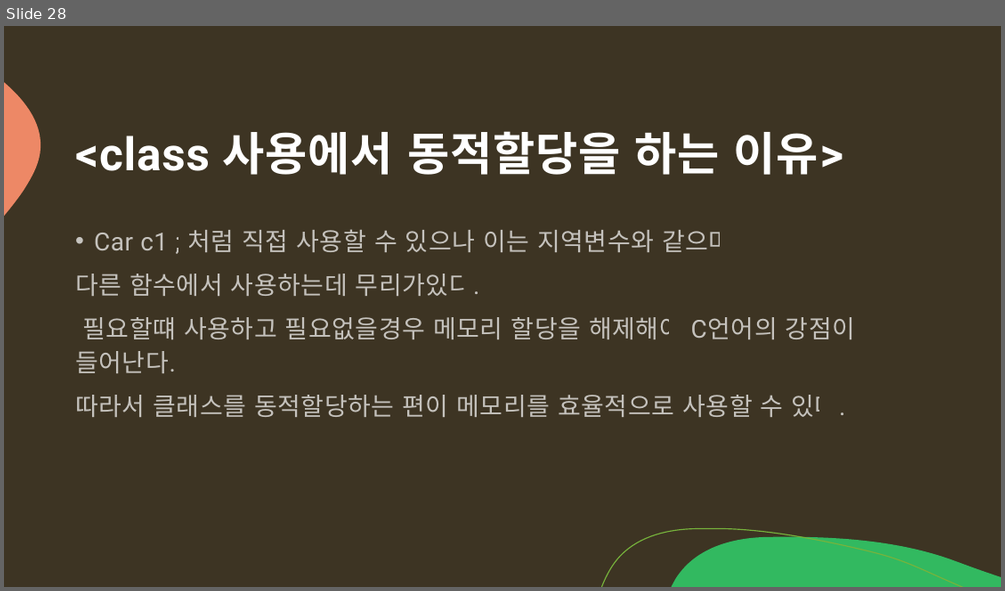
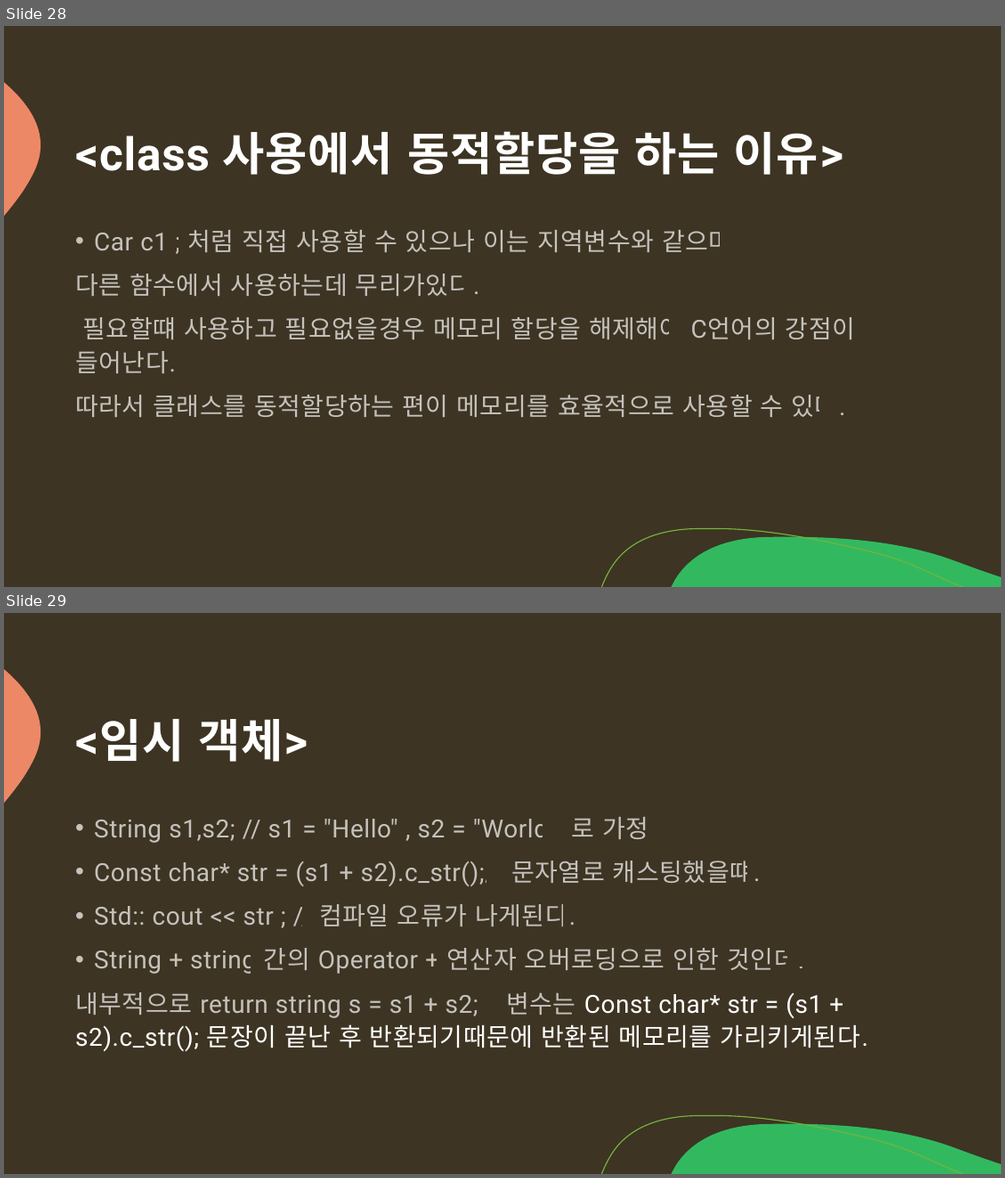
Before and after one commit to arkchimy/_Algorithm, a slide deck: 전공지식/C언어의 기초/C언어 기초지식.pptx. Shown one above the other, each under a label of ours: slide 28 before the commit, slides 28 and 29 after it. The pictures are 1005x591 and 1005x1178 pixels, drawn with LibreOffice and Linux fonts; fonts in the diff are those of the drawing. Boxes give left, top, right and bottom in pixels: in the first picture for what was removed or moved away, otherwise in the second. Text is boxed around its words. In the diff, an @@ line names an element or a change of style, - is before the commit and + after.

```diff
--- a/전공지식/C언어의 기초/C언어 기초지식.pptx
+++ b/전공지식/C언어의 기초/C언어 기초지식.pptx
@@ slide 29 added at bbox=[4, 613, 1001, 1174], background #3D3423; not listed: 3 template elements that a slide beside it also shows @@
@@ title added at bbox=[75, 719, 307, 762], 44 pt, text #FFFFFF, bold @@
+<임시 객체>
@@ text added at bbox=[75, 817, 868, 1051], 24 pt, text #FFFFFF at 70% opacity @@
+• String s1,s2; // s1 = "Hello" , s2 = "World " 로 가정
+• Const char* str = (s1 + s2).c_str();// 문자열로 캐스팅했을떄.
+• Std:: cout << str ; // 컴파일 오류가 나게된다.
+• String + string 간의 Operator + 연산자 오버로딩으로 인한 것인데.
+내부적으로 return string s = s1 + s2; s 변수는 Const char* str = (s1 + s2).c_str(); 문장이 끝난 후 반환되기때문에 반환된 메모리를 가리키게된다.
```
Also in this commit, not shown: 3 other slides added.
